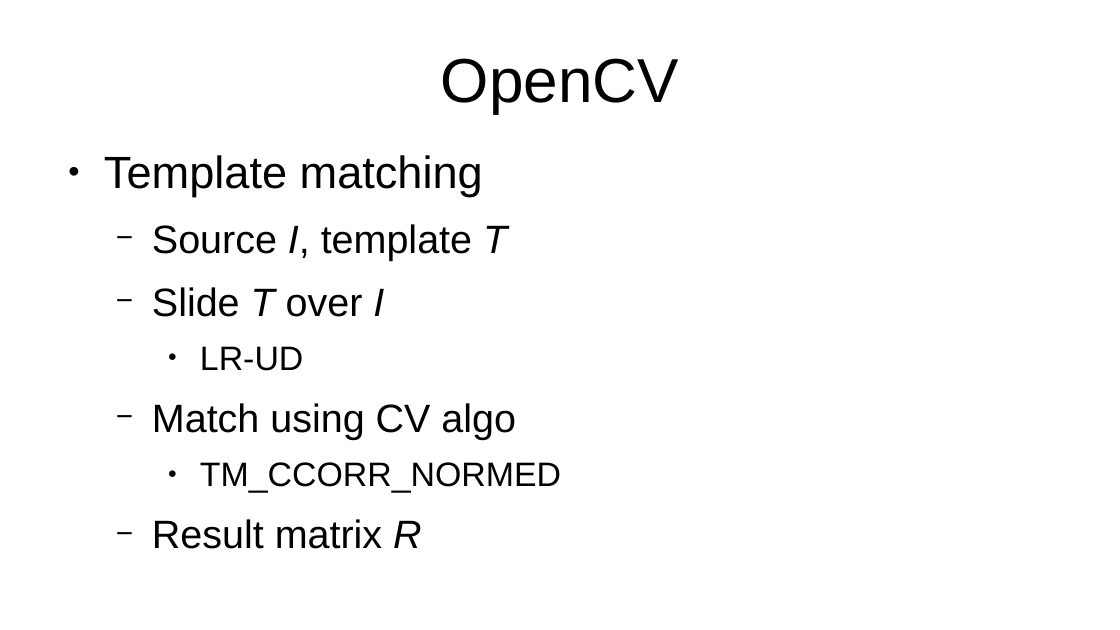
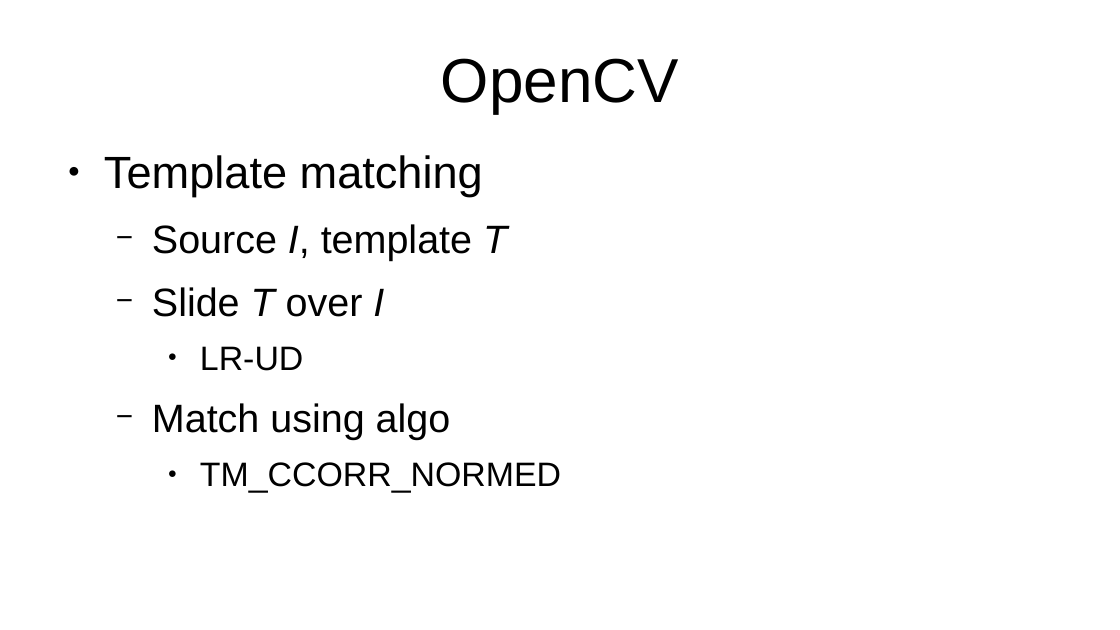
Before and after one commit to wulfgarpro/ancientrunes, a slide deck: slide 4 of lightning_talk/lightning_talk.odp. Drawn at 1120x630 pixels with LibreOffice and Linux fonts; fonts in the diff are those of the drawing. Boxes give left, top, right and bottom in pixels: in the first picture for what was removed or moved away, otherwise in the second. Text is boxed around its words. In the diff, an @@ line names an element or a change of style, - is before the commit and + after.

```diff
--- a/lightning_talk/lightning_talk.odp
+++ b/lightning_talk/lightning_talk.odp
@@ text at (152, 403, 451, 440): text changed @@
-  − Match using CV algo
+  − Match using algo
@@ text at (152, 519, 422, 549): paragraph removed @@
-  − Result matrix R
```
Also in this commit, not shown: 6 other slides changed.
